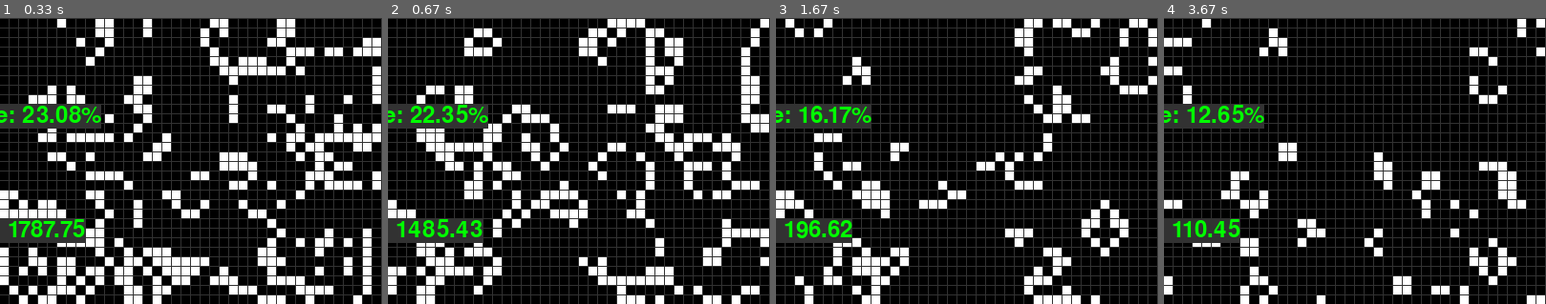
Above: before the commit, frames 1-4 (left to right).
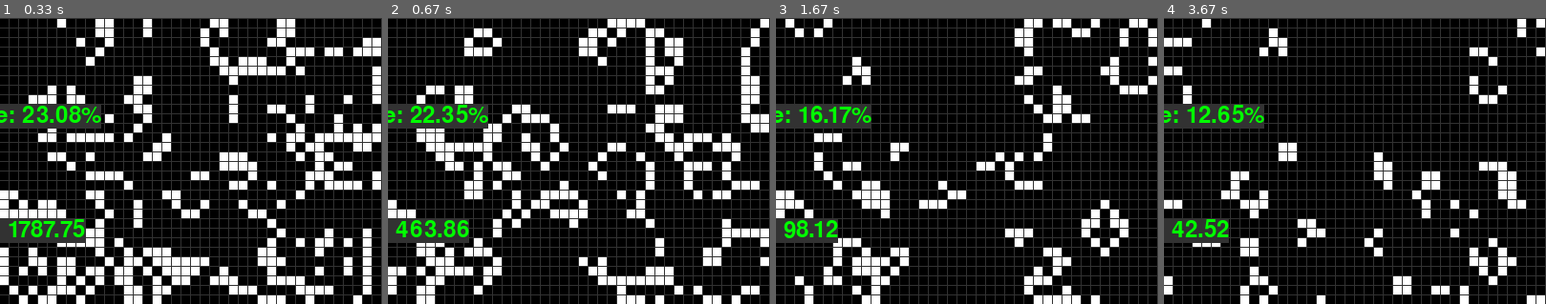
Above: after the commit, the same moments.

Repository: PawiX25/pygame-conways-game-of-life
Game: pygame game, started from game.py
The game is run twice, just before and just after one commit, with the same random seed, the same clock (stepped at 60 frames per second) and the same inputs.
Inputs (mouse positions are % of the whole screen's width and height, from its top left):
- Up to frame 1 (0.33 s): no input
- Up to frame 2 (0.67 s): right-click (23, 53) at 0.43 s
- Up to frame 3 (1.67 s): press the mouse at (23, 53) at 0.7 s; move the mouse to (34, 60) at 0.8 s; release the mouse at (46, 68) at 0.93 s; hold Up 1.07-1.37 s; click (79, 58) at 1.23 s; hold Down from 1.4 s (still down); tap Space at 1.47 s; click (88, 88) at 1.57 s
- Up to frame 4 (3.67 s): release Down at 1.7 s; hold Up 1.73-2.1 s; tap Space at 1.8, 2.2, 2.6, 2.93, 3.27 s; click (76, 12) at 1.9 s; hold Down 2.13-2.5 s; click (18, 37) at 2.3 s; hold Up 2.53-2.83 s; move the mouse to (46, 26) at 2.57 s; click (46, 26) at 2.7 s; hold Down 2.87-3.17 s; move the mouse to (26, 88) at 2.9 s; click (26, 88) at 3.03 s; hold Up 3.2-3.57 s; move the mouse to (18, 28) at 3.23 s; click (18, 28) at 3.37 s; hold Down from 3.6 s (still down); move the mouse to (24, 81) at 3.63 s
The pictures show only the part of the screen within x 25-75%, y 50-100%; the shares and areas given below are measured in that part.

Frame 1 is identical in both runs. In frame 2, 0.9% of the frame differs, in the area x 2-25%, y 70-79%; in frame 3, 0.8%; in frame 4, 0.8%.

Commit message:
Add right-click dragging to erase cells

Diff:
--- a/game.py
+++ b/game.py
@@ -112,6 +112,7 @@
     total_population = np.sum(grid)
     speed = 10  # Initial speed
     dragging = False  # Add a flag to track dragging state
+    erase_dragging = False  # Add a flag to track erasing state
 
     while running:
         for event in pygame.event.get():
@@ -138,14 +139,26 @@
                     y //= CELL_SIZE
                     grid[x, y] = 1 - grid[x, y]
                     total_population = np.sum(grid)
+                if event.button == 3:  # Right mouse button
+                    erase_dragging = True  # Start erasing
+                    x, y = pygame.mouse.get_pos()
+                    x //= CELL_SIZE
+                    y //= CELL_SIZE
+                    grid[x, y] = 0  # Erase cell
+                    total_population = np.sum(grid)
             if event.type == pygame.MOUSEBUTTONUP:
                 if event.button == 1:  # Left mouse button
                     dragging = False  # Stop dragging
-            if event.type == pygame.MOUSEMOTION and dragging:
+                if event.button == 3:  # Right mouse button
+                    erase_dragging = False  # Stop erasing
+            if event.type == pygame.MOUSEMOTION:
                 x, y = pygame.mouse.get_pos()
                 x //= CELL_SIZE
                 y //= CELL_SIZE
-                grid[x, y] = 1  # Make cell alive while dragging
+                if dragging:
+                    grid[x, y] = 1  # Make cell alive while dragging
+                if erase_dragging:
+                    grid[x, y] = 0  # Erase cell while dragging
                 total_population = np.sum(grid)
 
         screen.fill(BLACK)
